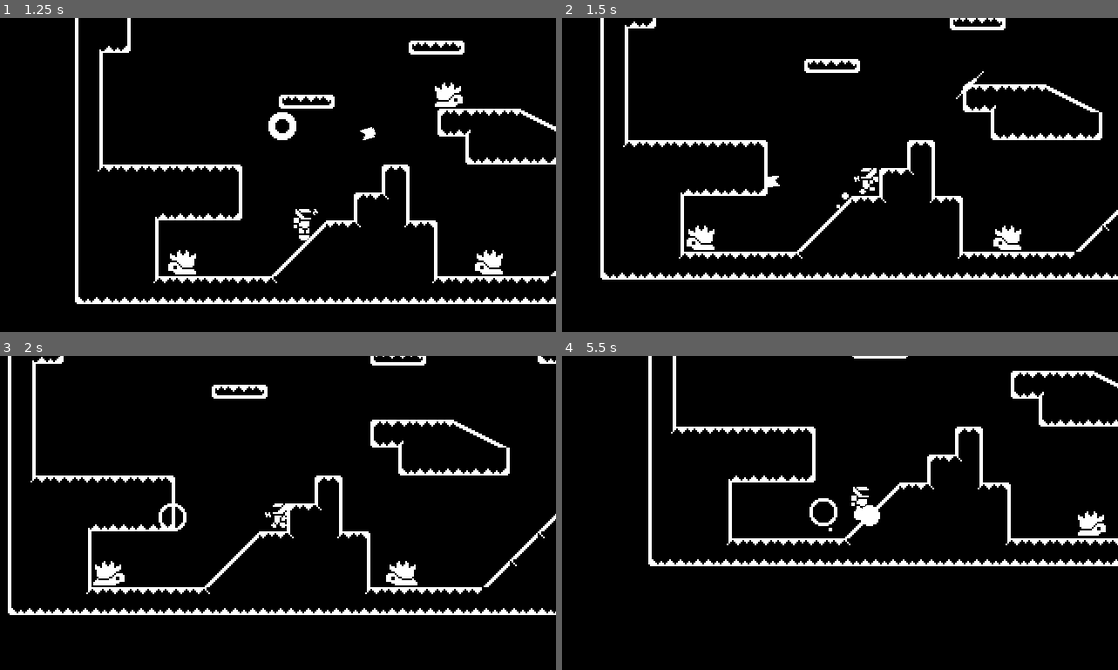
Above: before the commit, frames 1-4 (two rows, left to right).
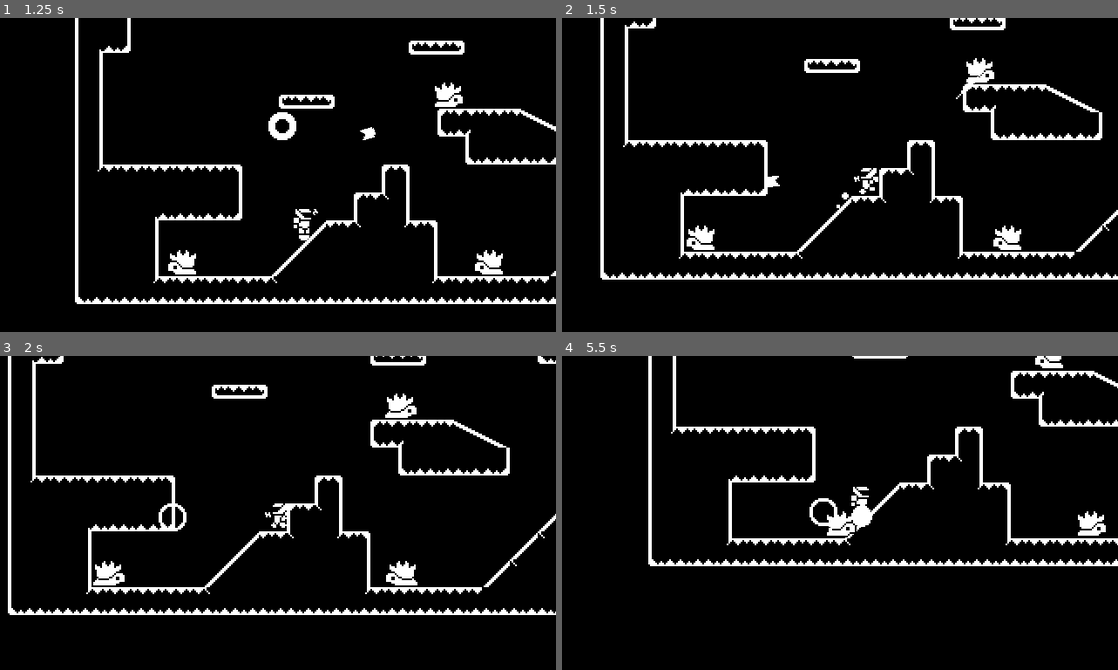
Above: after the commit, the same moments.

Repository: K750i/1-Bit-Metroidvania
Game: Godot game, scene res://src/World/World.tscn
Same seed, same stepped clock (60 frames per second), same inputs: the game is played once before the commit and once after it.
Inputs (mouse positions are in pixels of both pictures, inside the frame that each line leads up to):
- Up to frame 1 (1.25 s): move the mouse to (400, 159) at 0.52 s; press the mouse at (400, 159) at 0.53 s; hold D (right) from 0.53 s (still down); tap W (up) at 0.77 s
- Up to frame 2 (1.5 s): keep holding D (right); move the mouse to (728, 190) at 1.27 s; release the mouse at (728, 190) at 1.28 s; click (728, 190) at 1.35 s
- Up to frame 3 (2 s): keep holding D (right); tap W (up) at 1.52 s
- Up to frame 4 (5.5 s): move the mouse to (895, 443) at 2.02 s; release D (right) at 2.03 s; press the mouse at (895, 443) at 2.03 s; hold A (left) 2.03-2.78 s; move the mouse to (812, 575) at 2.77 s; release the mouse at (812, 575) at 2.78 s; hold D (right) 2.78-4.28 s; click (812, 575) at 2.85 s; tap W (up) at 3.02, 3.77, 4.52 s; move the mouse to (1006, 560) at 3.52 s; press the mouse at (1006, 560) at 3.53 s; move the mouse to (673, 465) at 4.27 s; release the mouse at (673, 465) at 4.28 s; hold A (left) 4.28-5.03 s; click (673, 465) at 4.35 s; move the mouse to (867, 513) at 5.02 s; press the mouse at (867, 513) at 5.03 s; hold D (right) from 5.03 s (still down)

Frame 1 is identical in both runs. In frame 2, 0.2% of the frame differs, in the area x 72-78%, y 12-21%; in frame 3, 0.3%; in frame 4, 0.5%, in the area x 47-91%, y 0-58%.

Commit message:
Add enemy health stats

Diff:
--- a/src/CollisionBoxes/Hitbox.gd
+++ b/src/CollisionBoxes/Hitbox.gd
@@ -5,6 +5,6 @@
 
 
 func _on_area_entered(hurtbox: Area2D) -> void:
+	Utils.instance_scene_on_main(Explosion, owner.position)
 	hurtbox.emit_signal("hit", damage)
-	Utils.instance_scene_on_main(Explosion, owner.position)
 	owner.queue_free()
--- a/src/CollisionBoxes/Hurtbox.gd
+++ b/src/CollisionBoxes/Hurtbox.gd
@@ -1,4 +1,5 @@
 extends Area2D
 
-# warning-ignore:unused_signal (called from hitbox)
+# warning-ignore:unused_signal
+# (called from hitbox)
 signal hit(damage)
--- a/src/Enemies/Enemy.gd
+++ b/src/Enemies/Enemy.gd
@@ -2,8 +2,13 @@
 
 export var MAX_SPEED := 15
 
+onready var stats: Node = $EnemyStats
 var motion := Vector2.ZERO
 
 
-func _on_Hurtbox_hit(damage) -> void:
+func _on_Hurtbox_hit(damage: int) -> void:
+	stats.health -= damage
+
+
+func _on_EnemyStats_enemy_died() -> void:
 	queue_free()
--- a/src/Enemies/Enemy.tscn
+++ b/src/Enemies/Enemy.tscn
@@ -1,7 +1,8 @@
-[gd_scene load_steps=3 format=2]
+[gd_scene load_steps=4 format=2]
 
 [ext_resource path="res://src/Enemies/Enemy.gd" type="Script" id=1]
 [ext_resource path="res://src/CollisionBoxes/Hurtbox.tscn" type="PackedScene" id=2]
+[ext_resource path="res://src/Enemies/EnemyStats.tscn" type="PackedScene" id=3]
 
 [node name="Enemy" type="KinematicBody2D"]
 script = ExtResource( 1 )
@@ -16,4 +17,7 @@
 [node name="Hurtbox" parent="." instance=ExtResource( 2 )]
 collision_layer = 8
 
+[node name="EnemyStats" parent="." instance=ExtResource( 3 )]
+
 [connection signal="hit" from="Hurtbox" to="." method="_on_Hurtbox_hit"]
+[connection signal="enemy_died" from="EnemyStats" to="." method="_on_EnemyStats_enemy_died"]
--- /dev/null
+++ b/src/Enemies/EnemyStats.gd
@@ -0,0 +1,13 @@
+extends Node
+
+export var max_health := 1
+onready var health = max_health setget set_health
+
+signal enemy_died
+
+
+func set_health(value: int) -> void:
+	health = value
+
+	if health <= 0:
+		emit_signal("enemy_died")
--- /dev/null
+++ b/src/Enemies/EnemyStats.tscn
@@ -0,0 +1,6 @@
+[gd_scene load_steps=2 format=2]
+
+[ext_resource path="res://src/Enemies/EnemyStats.gd" type="Script" id=1]
+
+[node name="EnemyStats" type="Node"]
+script = ExtResource( 1 )
--- a/src/Enemies/WalkingEnemy.gd
+++ b/src/Enemies/WalkingEnemy.gd
@@ -15,7 +15,7 @@
 	walking_direction = Direction.LEFT
 
 
-func _physics_process(delta: float) -> void:
+func _physics_process(_delta: float) -> void:
 	match walking_direction:
 		Direction.LEFT:
 			if not floorLeft.is_colliding() or wallLeft.is_colliding():
--- a/src/Enemies/WalkingEnemy.tscn
+++ b/src/Enemies/WalkingEnemy.tscn
@@ -91,4 +91,7 @@
 position = Vector2( 0, -7.5 )
 shape = SubResource( 4 )
 
+[node name="EnemyStats" parent="." index="8"]
+max_health = 3
+
 [editable path="Hurtbox"]
--- a/src/Player/Projectile.gd
+++ b/src/Player/Projectile.gd
@@ -12,6 +12,6 @@
 	queue_free()
 
 
-func _on_Hitbox_body_entered(body: Node) -> void:
+func _on_Hitbox_body_entered(_body: Node) -> void:
 	Utils.instance_scene_on_main(Explosion, position)
 	queue_free()
